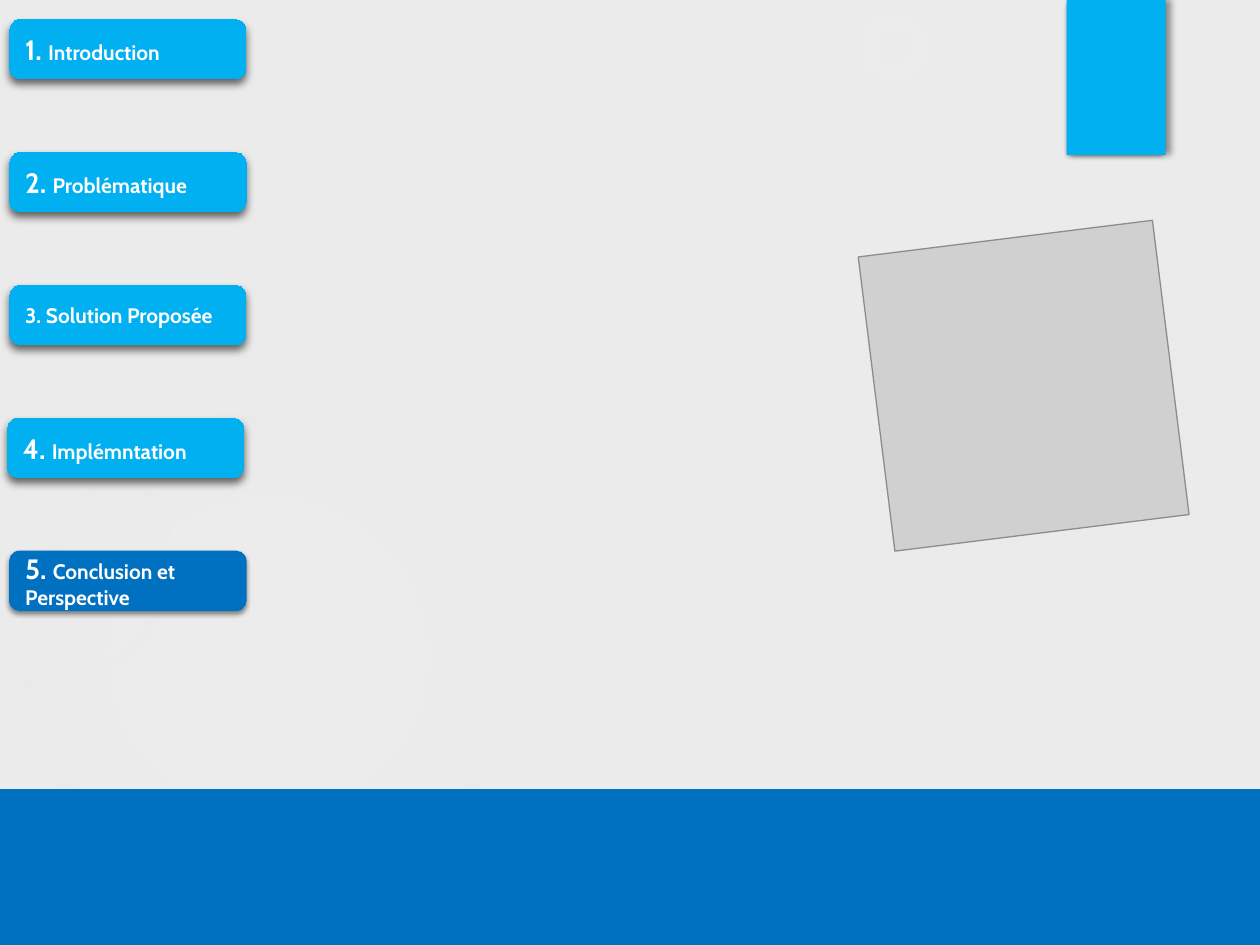
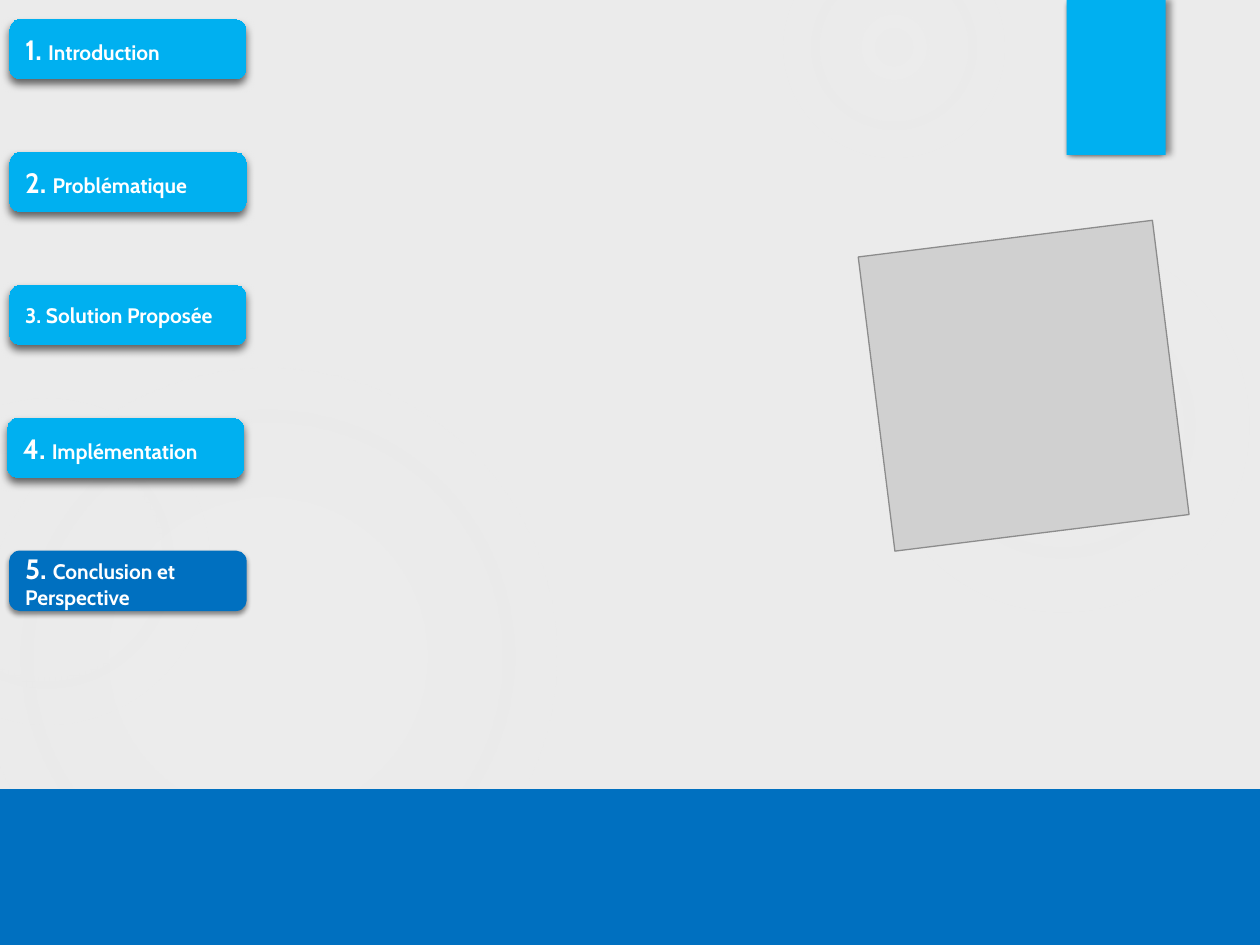
Before and after one commit to HAYKEL88/MASTER2_PFE, a slide deck: slide 17 of Docs/FinalPresentationPFE.pptx (slide 13 before the commit). Drawn at 1260x945 pixels with LibreOffice and Linux fonts; fonts in the diff are those of the drawing; grey boxes stand for pictures. Boxes give left, top, right and bottom in pixels: in the first picture for what was removed or moved away, otherwise in the second. Text is boxed around its words. In the diff, an @@ line names an element or a change of style, - is before the commit and + after.

```diff
--- a/Docs/FinalPresentationPFE.pptx
+++ b/Docs/FinalPresentationPFE.pptx
@@ text in rounded rectangle at <box>23,439,198,464</box>: text changed @@
-4. Implémntation
+4. Implémentation
```
Also in this commit, not shown: 8 other slides changed, 4 slides added, 7 other files.
